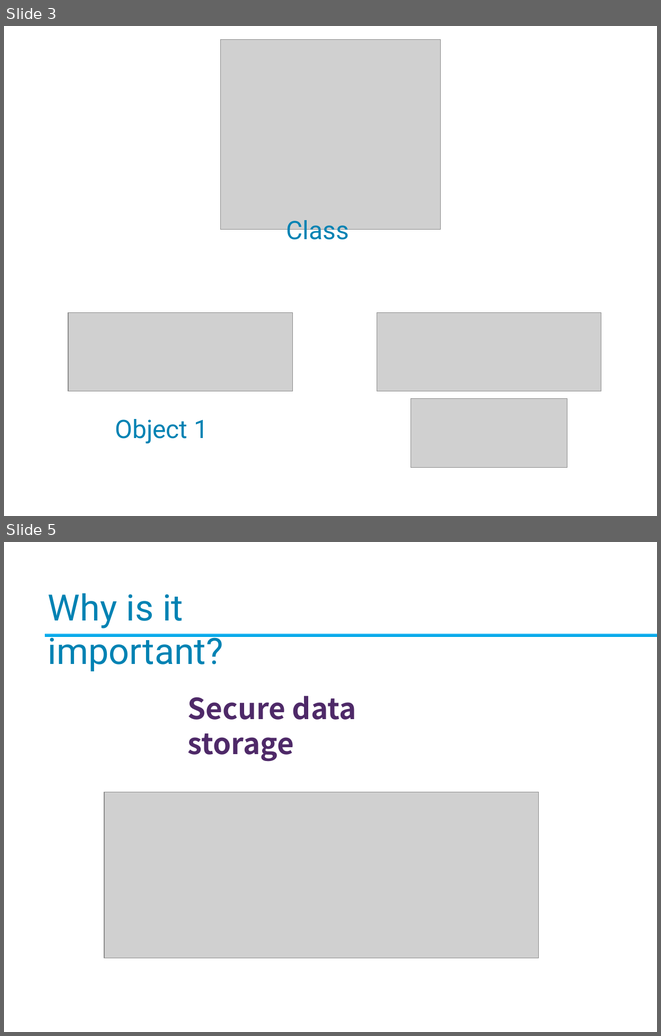
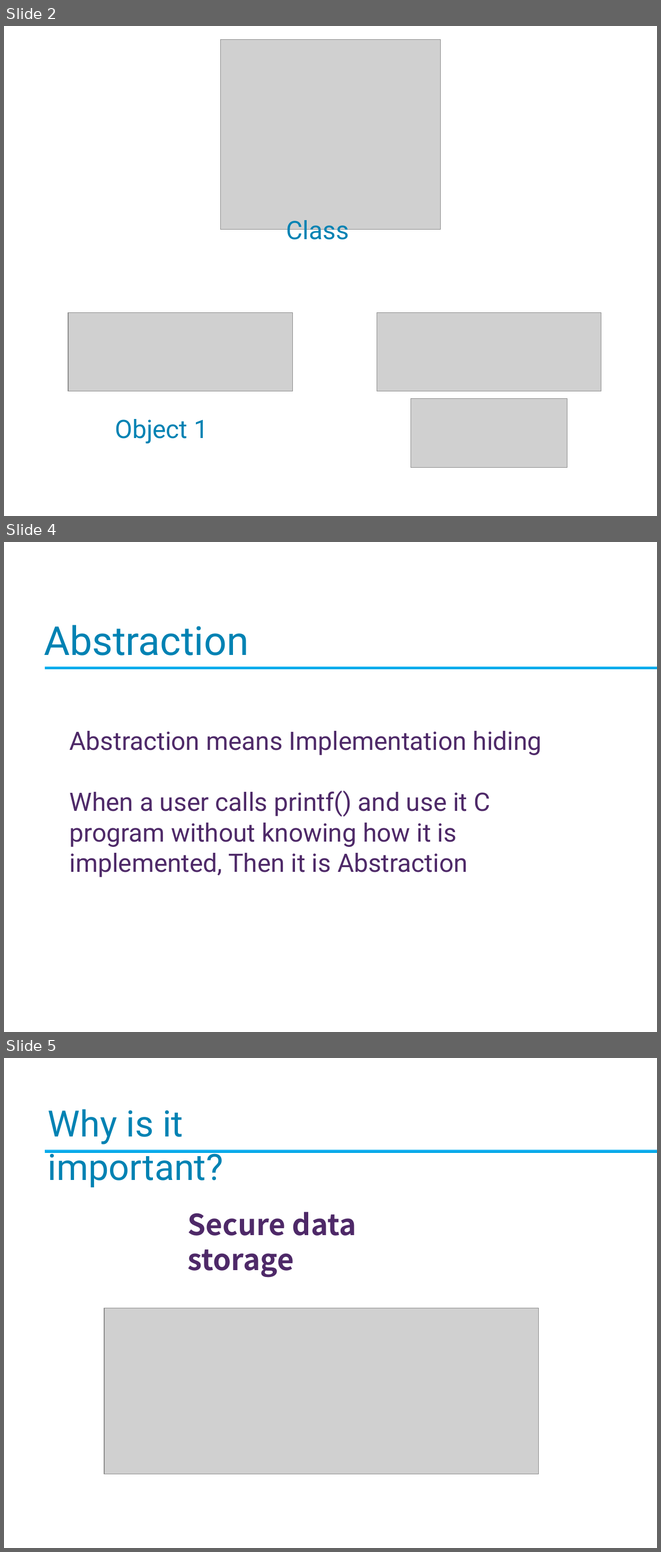
Before and after one commit to Imran4424/C-Plus-Plus-Object-Oriented, a slide deck: OOP.pptx. Shown one above the other, each under a label of ours: slides 3 and 5 before the commit, slides 2, 4 and 5 after it; the slides between them are not shown. The pictures are 661x1036 and 661x1552 pixels, drawn with LibreOffice and Linux fonts; fonts in the diff are those of the drawing; grey boxes stand for pictures; background and template pictures are left out. Boxes give left, top, right and bottom in pixels: in the first picture for what was removed or moved away, otherwise in the second. Text is boxed around its words. In the diff, an @@ line names an element or a change of style, - is before the commit and + after.

Commit message:
oop slide

```diff
--- a/OOP.pptx
+++ b/OOP.pptx
@@ slide 4 added at [4, 542, 657, 1032], background picture (left out) @@
@@ text added at [44, 625, 248, 655], 44 pt, text #0083B3 @@
+Abstraction
@@ rectangle added at [45, 667, 657, 669], fill gradient #4BB7F4 to #00AEEF to #009BD4, outline #00AEEF 0.5 pt @@
@@ text added at [70, 731, 542, 877], 28 pt, text #4E2968 @@
+Abstraction means Implementation hiding
+When a user calls printf() and use it C program without knowing how it is implemented, Then it is Abstraction
@@ what was slide 3 is now slide 2 @@
```
Also in this commit, not shown: 1 other slide added, 2 slides removed.
